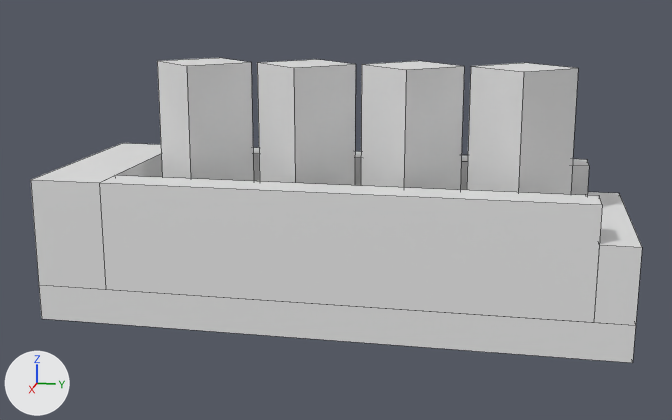
What one commit did to the OBJ model Models/Pickups/shells.obj.
The view is the same before and after, from a 50 mm lens placed at (1.607, 0.313, 0.577), pointed at (0.011, -0.006, 0.178). Lighting does not change. The marker at lower left points along +X, +Y and +Z. Mesh edges are drawn as thin lines. Where no turn or scale is listed for an object, it has been applied to the vertices.
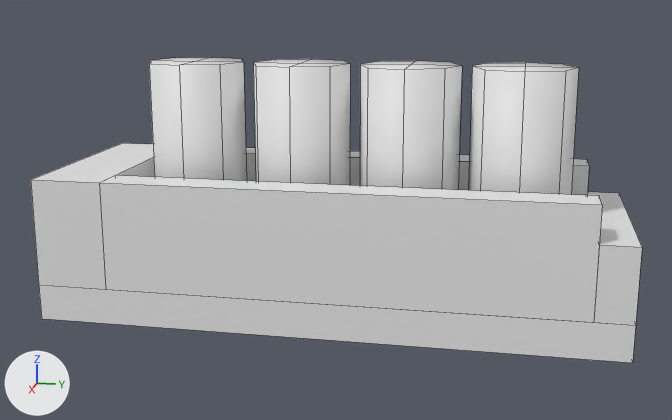
Where the change shows, as pixel boxes [x1, y1, x2, y2] in the pictures (672 x 420 px):
'Weapon.015', added
    after: [149, 57, 579, 195]
'cube.008', deleted
    before: [467, 63, 578, 195]
'cube.007', deleted
    before: [361, 61, 464, 190]
'cube.006', deleted
    before: [257, 59, 356, 185]
'cube.005', deleted
    before: [157, 58, 254, 181]

The change, as a list of edits to the scene's bpy script:
```text
Add me_weapon_015:
    me_weapon_015.from_pydata(...)  # 72 vertices, 64 faces; spans x -0.09..0.086, y -0.352..0.402, z 0.027..0.438
Remove ob_cube_005:
    ob_cube_005 = bpy.data.objects.new('cube.005', me_cube_005)
    ob_cube_005.location = (0.0, 0.0, 0.0)
Remove ob_cube_006:
    ob_cube_006 = bpy.data.objects.new('cube.006', me_cube_006)
    ob_cube_006.location = (0.0, 0.0, 0.0)
Remove ob_cube_007:
    ob_cube_007 = bpy.data.objects.new('cube.007', me_cube_007)
    ob_cube_007.location = (0.0, 0.0, 0.0)
Remove ob_cube_008:
    ob_cube_008 = bpy.data.objects.new('cube.008', me_cube_008)
    ob_cube_008.location = (0.0, 0.0, 0.0)
Add ob_weapon_015:
    ob_weapon_015 = bpy.data.objects.new('Weapon.015', me_weapon_015)
    ob_weapon_015.location = (0.0, 0.0, 0.0)
```
